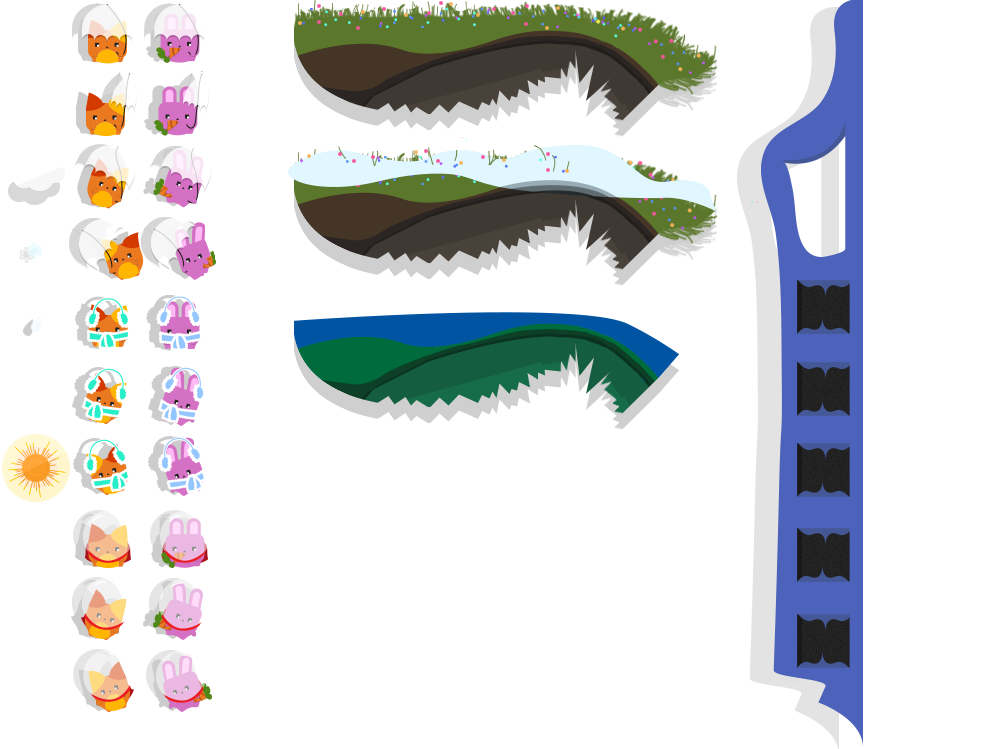
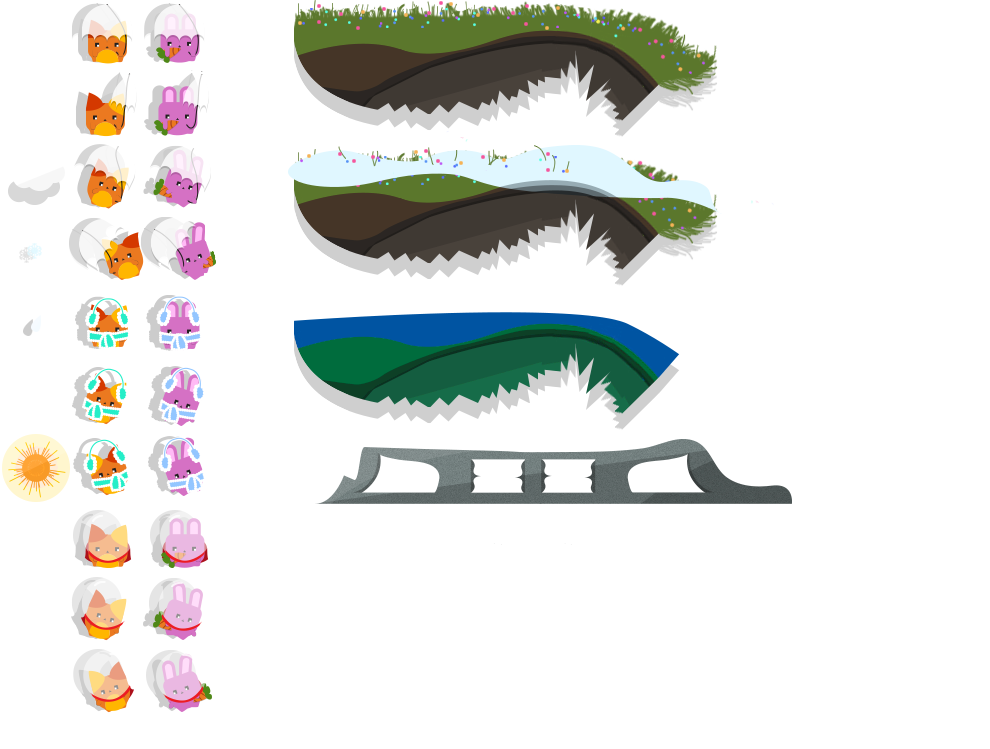
Layers edited between the first and the second 990x749 image:
removed layer "Layer 33" over [761, 0, 928, 747]
added layer "Vector Smart Object" (1st of 4) above "Layer 34" over [315, 439, 792, 545]
